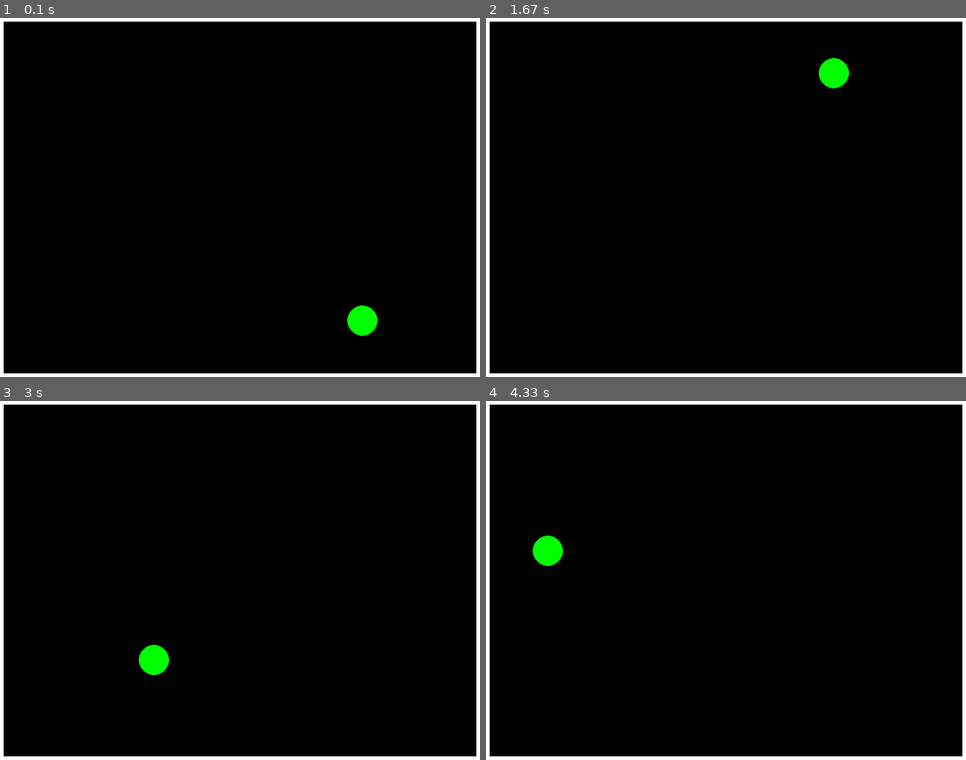
Above: before the commit, frames 1-4 (two rows, left to right).
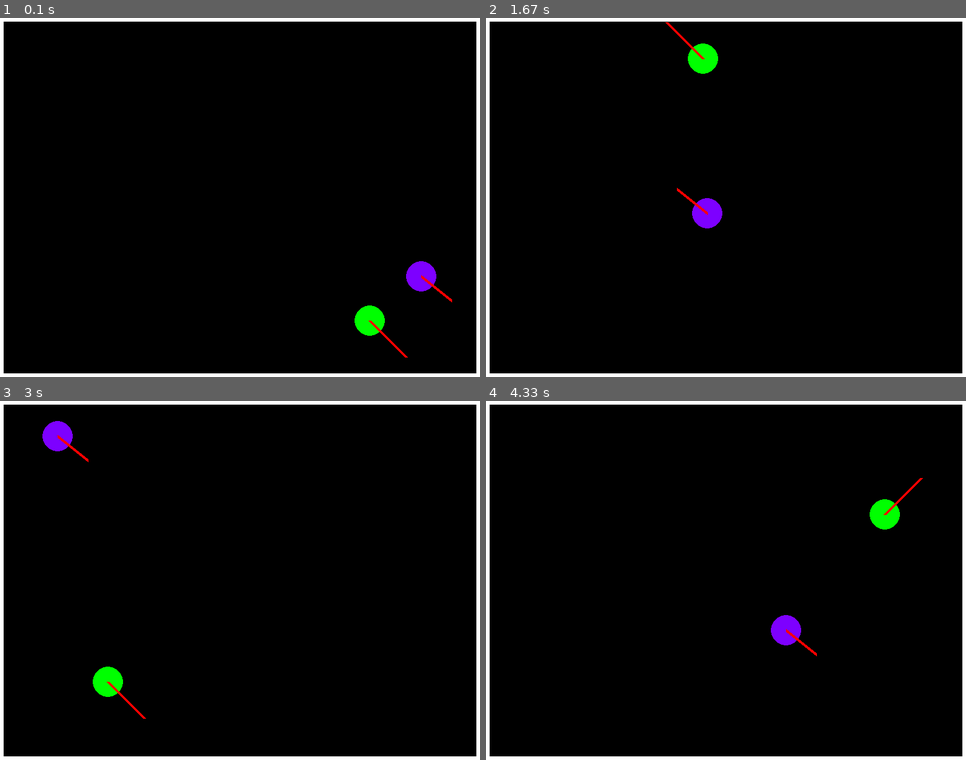
Above: after the commit, the same moments.

Repository: Dasani1/Pygame-Torture
Game: pygame game, started from Collider.py
Two runs of this game, one before a commit and one after it. Both use one fixed random seed, a clock stepped at 60 frames per second and the inputs below.
Inputs:
- Up to frame 1 (0.1 s): no input
- Up to frame 2 (1.67 s): no input
- Up to frame 3 (3 s): no input
- Up to frame 4 (4.33 s): no input

The runs differ from the first frame. In frame 1, 0.8% of the frame differs, in the area x 72-95%, y 67-95%; in frame 2, 1.3%; in frame 3, 1.3%, in the area x 8-36%, y 5-89%; in frame 4, 1.3%.

Commit message:
Added a visible direction vector

Diff:
--- a/Collider.py
+++ b/Collider.py
@@ -1,5 +1,6 @@
 import pygame
 import random
+import math
 WHITE = (255, 255, 255)
 BLACK = (0, 0, 0)
 RED = (255, 0, 0)
@@ -21,24 +22,38 @@
 class Box:
     def __init__(self,x,y,speed1,speed2,r):
         self.r = r
+        self.mass = 5
         self.speedx = speed1
         self.speedy = speed2
         self.xpos = x
         self.ypos = y
         self.pos = (self.xpos,self.ypos)
         self.colour = colours[random.randint(0,5)]
+        self.collide = False #Quick collision detector
     def draw(self):
         pygame.draw.circle(screen,self.colour,self.pos,self.r)
+        pygame.draw.line(screen,RED,(self.pos),(self.xpos+(self.speedx*10),self.ypos+(self.speedy*10)),5)
+
     def move(self):
         self.xpos += self.speedx
         self.ypos += self.speedy
         self.pos = (self.xpos,self.ypos)
 
-        #Quick fix rq
-        if (self.xpos > screen_size[0]-25 and self.speedx > 0) or (self.xpos < 25 and self.speedx < 0):
+        #Quick temp collision
+        if (self.xpos > screen_size[0]-35 and self.speedx > 0) or (self.xpos < 35 and self.speedx < 0):
             self.speedx *= -1
-        if (self.ypos > screen_size[1]-25 and self.speedy > 0) or (self.ypos < 25 and self.speedy < 0):
+            self.collide = True
+        if (self.ypos > screen_size[1]-35 and self.speedy > 0) or (self.ypos < 35 and self.speedy < 0):
             self.speedy *= -1
+            self.collide = True
+
+    def arrow(self):
+        if self.collide:
+            mag = (self.speedx**2 + self.speedy**2)**0.5 #Magnitude of the speed
+
+        #Now to find direction...
+        self.collide = False
+
     def setSpeedx(self,speed):
         self.speedx *= speed
     def setSpeedy(self,speed):
@@ -50,6 +65,9 @@
             else:
                 colour += 1
         self.colour = colours[colour]
+    def doAll(self):
+        self.move()
+        self.draw()
 
 
 
@@ -74,7 +92,9 @@
 # clock is used to set a max fps
 clock = pygame.time.Clock()
 
-block1 = Box(random.randint(100,700),random.randint(100,500),random.randint(-3,6),random.randint(-3,6),25) #xy positions xy speeds and radius
+circle1 = Box(random.randint(100,700),random.randint(100,500),random.randint(3,6),random.randint(3,6),25) #xy positions xy speeds and radius
+circle2 = Box(random.randint(100,700),random.randint(100,500),random.randint(3,6),random.randint(3,6),25) #xy positions xy speeds and radius
+
 barrier = Border()
 running = True
 while running:
@@ -94,8 +114,8 @@
     #     block1.setColour(random.randint(0,5))
     #     block1.setSpeedx(-1)
 
-    block1.move()
-    block1.draw()
+    circle1.doAll()
+    circle2.doAll()
     barrier.draw()
 
 
